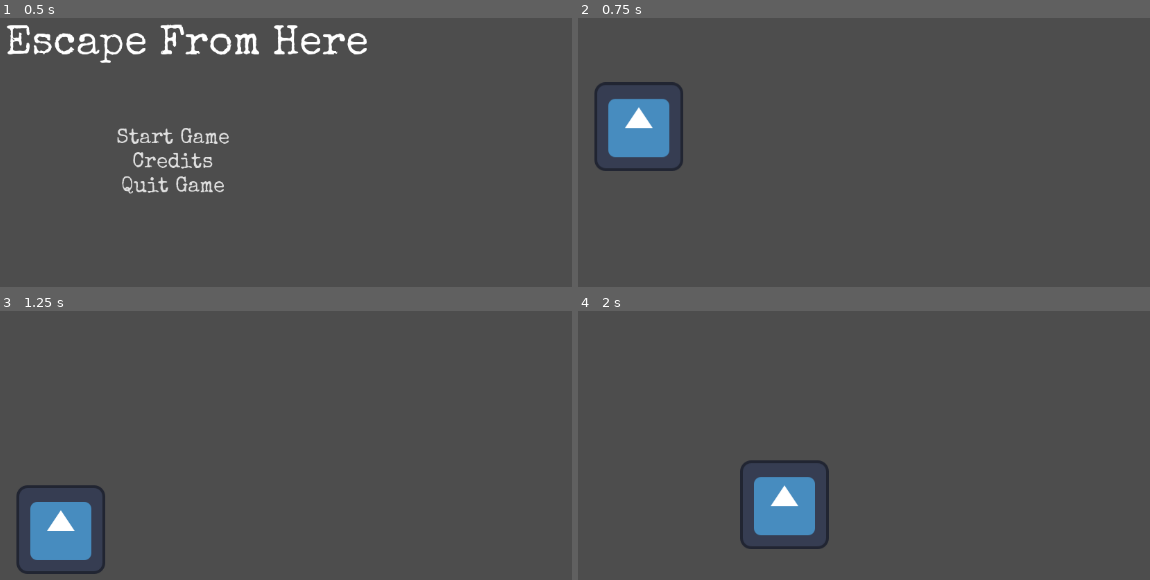
Above: before the commit, frames 1-4 (two rows, left to right).
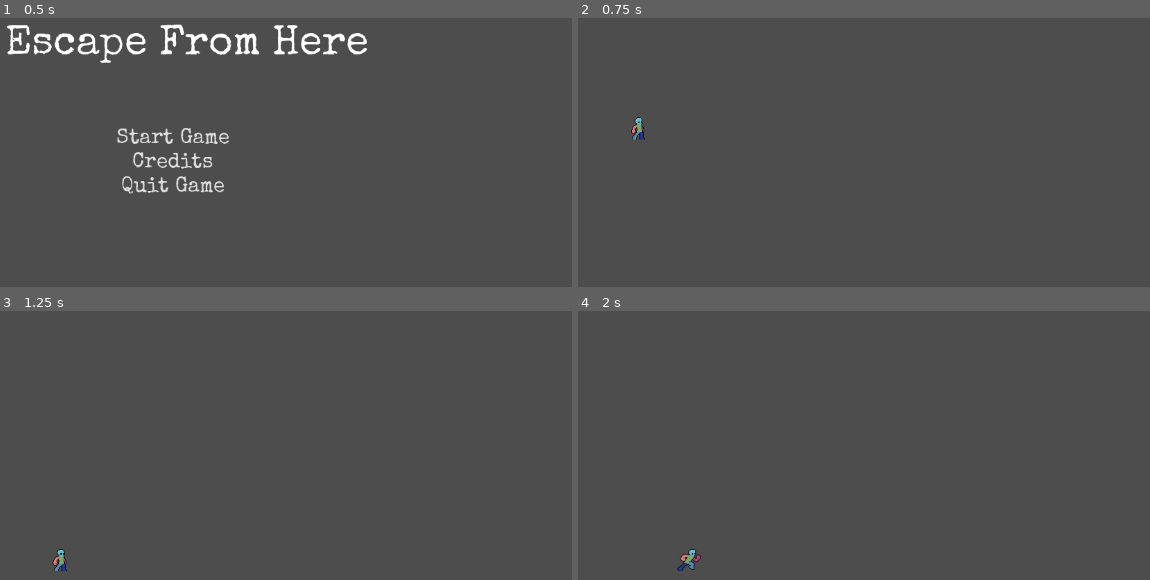
Above: after the commit, the same moments.

Repository: fernandoNic/entregas-ipv-Mu-ozFernando
Game: Godot game, scene res://scenes/title_screen.tscn
The game is run twice, just before and just after one commit, with the same random seed, the same clock (stepped at 60 frames per second) and the same inputs. The engine's default icon, where the game draws it, is replaced by a stand-in: a white triangle on a blue panel in a dark square.
Inputs (mouse positions are in pixels of both pictures, inside the frame that each line leads up to):
- Up to frame 1 (0.5 s): no input
- Up to frame 2 (0.75 s): click "Start Game" at 0.5 s
- Up to frame 3 (1.25 s): no input
- Up to frame 4 (2 s): tap Enter (ui_accept) at 1.25, 1.35, 1.52, 1.82 s; move the mouse to (926, 432) at 1.27 s; hold Right (ui_right) from 1.28 s (still down)

Frame 1 is identical in both runs. In frame 2, 3.0% of the frame differs, in the area x 2-19%, y 23-57%; in frame 3, 3.1%; in frame 4, 3.2%, in the area x 17-44%, y 55-97%.

Commit message:
se agrega una implementacion de FSM y un template para el personaje

Diff:
--- a/final_boos/scape-from-here/scenes/entities/player.tscn
+++ b/final_boos/scape-from-here/scenes/entities/player.tscn
@@ -1,19 +1,222 @@
 [gd_scene format=3 uid="uid://xlruqv6hyw4a"]
 
 [ext_resource type="Script" uid="uid://djsngw8lhia01" path="res://scripts/character_body_2d.gd" id="1_08t41"]
-[ext_resource type="Texture2D" uid="uid://cuo1pcen7md7u" path="res://icon.svg" id="1_ucweq"]
+[ext_resource type="Texture2D" uid="uid://dbmiqv034oi5k" path="res://assets/player/idle.png" id="2_08t41"]
+[ext_resource type="Texture2D" uid="uid://cho2j24qb2qyx" path="res://assets/player/run.png" id="3_1ie0h"]
+[ext_resource type="Texture2D" uid="uid://5mruvk3hu6p2" path="res://assets/player/jump.png" id="3_42nxq"]
+
+[sub_resource type="AtlasTexture" id="AtlasTexture_1ie0h"]
+atlas = ExtResource("2_08t41")
+region = Rect2(0, 0, 128, 128)
+
+[sub_resource type="AtlasTexture" id="AtlasTexture_42nxq"]
+atlas = ExtResource("2_08t41")
+region = Rect2(128, 0, 128, 128)
+
+[sub_resource type="AtlasTexture" id="AtlasTexture_5u6hq"]
+atlas = ExtResource("2_08t41")
+region = Rect2(256, 0, 128, 128)
+
+[sub_resource type="AtlasTexture" id="AtlasTexture_d4qa6"]
+atlas = ExtResource("2_08t41")
+region = Rect2(384, 0, 128, 128)
+
+[sub_resource type="AtlasTexture" id="AtlasTexture_ss7kx"]
+atlas = ExtResource("2_08t41")
+region = Rect2(512, 0, 128, 128)
+
+[sub_resource type="AtlasTexture" id="AtlasTexture_dnykm"]
+atlas = ExtResource("2_08t41")
+region = Rect2(640, 0, 128, 128)
+
+[sub_resource type="AtlasTexture" id="AtlasTexture_c5rqy"]
+atlas = ExtResource("2_08t41")
+region = Rect2(768, 0, 128, 128)
+
+[sub_resource type="AtlasTexture" id="AtlasTexture_b6tgf"]
+atlas = ExtResource("2_08t41")
+region = Rect2(896, 0, 128, 128)
+
+[sub_resource type="AtlasTexture" id="AtlasTexture_73kkf"]
+atlas = ExtResource("2_08t41")
+region = Rect2(1024, 0, 128, 128)
+
+[sub_resource type="AtlasTexture" id="AtlasTexture_n5sgd"]
+atlas = ExtResource("2_08t41")
+region = Rect2(1152, 0, 128, 128)
+
+[sub_resource type="AtlasTexture" id="AtlasTexture_d745t"]
+atlas = ExtResource("3_42nxq")
+region = Rect2(0, 0, 128, 128)
+
+[sub_resource type="AtlasTexture" id="AtlasTexture_qc1tv"]
+atlas = ExtResource("3_42nxq")
+region = Rect2(128, 0, 128, 128)
+
+[sub_resource type="AtlasTexture" id="AtlasTexture_xe83n"]
+atlas = ExtResource("3_42nxq")
+region = Rect2(256, 0, 128, 128)
+
+[sub_resource type="AtlasTexture" id="AtlasTexture_cwche"]
+atlas = ExtResource("3_42nxq")
+region = Rect2(384, 0, 128, 128)
+
+[sub_resource type="AtlasTexture" id="AtlasTexture_yv3je"]
+atlas = ExtResource("3_42nxq")
+region = Rect2(512, 0, 128, 128)
+
+[sub_resource type="AtlasTexture" id="AtlasTexture_3hm5d"]
+atlas = ExtResource("3_42nxq")
+region = Rect2(640, 0, 128, 128)
+
+[sub_resource type="AtlasTexture" id="AtlasTexture_5ki56"]
+atlas = ExtResource("3_1ie0h")
+region = Rect2(0, 0, 128, 128)
+
+[sub_resource type="AtlasTexture" id="AtlasTexture_saib0"]
+atlas = ExtResource("3_1ie0h")
+region = Rect2(128, 0, 128, 128)
+
+[sub_resource type="AtlasTexture" id="AtlasTexture_ogpgs"]
+atlas = ExtResource("3_1ie0h")
+region = Rect2(256, 0, 128, 128)
+
+[sub_resource type="AtlasTexture" id="AtlasTexture_spk56"]
+atlas = ExtResource("3_1ie0h")
+region = Rect2(384, 0, 128, 128)
+
+[sub_resource type="AtlasTexture" id="AtlasTexture_1yk18"]
+atlas = ExtResource("3_1ie0h")
+region = Rect2(512, 0, 128, 128)
+
+[sub_resource type="AtlasTexture" id="AtlasTexture_b4o2o"]
+atlas = ExtResource("3_1ie0h")
+region = Rect2(640, 0, 128, 128)
+
+[sub_resource type="AtlasTexture" id="AtlasTexture_yr3on"]
+atlas = ExtResource("3_1ie0h")
+region = Rect2(768, 0, 128, 128)
+
+[sub_resource type="AtlasTexture" id="AtlasTexture_2ngu4"]
+atlas = ExtResource("3_1ie0h")
+region = Rect2(896, 0, 128, 128)
+
+[sub_resource type="AtlasTexture" id="AtlasTexture_jv5ih"]
+atlas = ExtResource("3_1ie0h")
+region = Rect2(1024, 0, 128, 128)
+
+[sub_resource type="AtlasTexture" id="AtlasTexture_n36er"]
+atlas = ExtResource("3_1ie0h")
+region = Rect2(1152, 0, 128, 128)
+
+[sub_resource type="SpriteFrames" id="SpriteFrames_5ki56"]
+animations = [{
+"frames": [{
+"duration": 1.0,
+"texture": SubResource("AtlasTexture_1ie0h")
+}, {
+"duration": 1.0,
+"texture": SubResource("AtlasTexture_42nxq")
+}, {
+"duration": 1.0,
+"texture": SubResource("AtlasTexture_5u6hq")
+}, {
+"duration": 1.0,
+"texture": SubResource("AtlasTexture_d4qa6")
+}, {
+"duration": 1.0,
+"texture": SubResource("AtlasTexture_ss7kx")
+}, {
+"duration": 1.0,
+"texture": SubResource("AtlasTexture_dnykm")
+}, {
+"duration": 1.0,
+"texture": SubResource("AtlasTexture_c5rqy")
+}, {
+"duration": 1.0,
+"texture": SubResource("AtlasTexture_b6tgf")
+}, {
+"duration": 1.0,
+"texture": SubResource("AtlasTexture_73kkf")
+}, {
+"duration": 1.0,
+"texture": SubResource("AtlasTexture_n5sgd")
+}],
+"loop": true,
+"name": &"idle",
+"speed": 20.0
+}, {
+"frames": [{
+"duration": 1.0,
+"texture": SubResource("AtlasTexture_d745t")
+}, {
+"duration": 1.0,
+"texture": SubResource("AtlasTexture_qc1tv")
+}, {
+"duration": 1.0,
+"texture": SubResource("AtlasTexture_xe83n")
+}, {
+"duration": 1.0,
+"texture": SubResource("AtlasTexture_cwche")
+}, {
+"duration": 1.0,
+"texture": SubResource("AtlasTexture_yv3je")
+}, {
+"duration": 1.0,
+"texture": SubResource("AtlasTexture_3hm5d")
+}],
+"loop": true,
+"name": &"jump",
+"speed": 10.0
+}, {
+"frames": [{
+"duration": 1.0,
+"texture": SubResource("AtlasTexture_5ki56")
+}, {
+"duration": 1.0,
+"texture": SubResource("AtlasTexture_saib0")
+}, {
+"duration": 1.0,
+"texture": SubResource("AtlasTexture_ogpgs")
+}, {
+"duration": 1.0,
+"texture": SubResource("AtlasTexture_spk56")
+}, {
+"duration": 1.0,
+"texture": SubResource("AtlasTexture_1yk18")
+}, {
+"duration": 1.0,
+"texture": SubResource("AtlasTexture_b4o2o")
+}, {
+"duration": 1.0,
+"texture": SubResource("AtlasTexture_yr3on")
+}, {
+"duration": 1.0,
+"texture": SubResource("AtlasTexture_2ngu4")
+}, {
+"duration": 1.0,
+"texture": SubResource("AtlasTexture_jv5ih")
+}, {
+"duration": 1.0,
+"texture": SubResource("AtlasTexture_n36er")
+}],
+"loop": true,
+"name": &"run",
+"speed": 20.0
+}]
 
 [sub_resource type="RectangleShape2D" id="RectangleShape2D_08t41"]
-size = Vector2(126, 122)
+size = Vector2(15, 33)
 
 [node name="Player" type="Node2D" unique_id=417206827]
 
 [node name="CharacterBody2D" type="CharacterBody2D" parent="." unique_id=643298198]
 script = ExtResource("1_08t41")
 
-[node name="Sprite2D" type="Sprite2D" parent="CharacterBody2D" unique_id=1447174093]
-texture = ExtResource("1_ucweq")
+[node name="AnimatedSprite2D" type="AnimatedSprite2D" parent="CharacterBody2D" unique_id=614268679]
+sprite_frames = SubResource("SpriteFrames_5ki56")
+animation = &"idle"
 
 [node name="CollisionShape2D" type="CollisionShape2D" parent="CharacterBody2D" unique_id=1094740487]
-position = Vector2(1, 1)
+position = Vector2(-0.5, 1.5)
 shape = SubResource("RectangleShape2D_08t41")
--- a/final_boos/scape-from-here/scripts/character_body_2d.gd
+++ b/final_boos/scape-from-here/scripts/character_body_2d.gd
@@ -1,25 +1,109 @@
 extends CharacterBody2D
 
+const SPEED = 100.0
+const JUMP_VELOCITY = -300.0
+const GRAVITY = 1200.0
 
-const SPEED = 300.0
-const JUMP_VELOCITY = -400.0
+enum STATE {IDLE, RUN, JUMP, FALL}
+var current_state : STATE
 
+@onready var animated_sprite_2d : AnimatedSprite2D = $AnimatedSprite2D
+
+func _ready() -> void:
+	_set_state(STATE.IDLE)
 
 func _physics_process(delta: float) -> void:
-	# Add the gravity.
-	if not is_on_floor():
-		velocity += get_gravity() * delta
+	_update_state(delta)
 
-	# Handle jump.
-	if Input.is_action_just_pressed("ui_accept") and is_on_floor():
-		velocity.y = JUMP_VELOCITY
+func _set_state(new_state: STATE) -> void:
+	if current_state == new_state:
+		return
 
+	_exit_state()
+	current_state = new_state
+	_enter_state()
+
+func _enter_state() -> void:
+	match current_state:
+		STATE.IDLE: # Enter IDLE state logic
+			animated_sprite_2d.play("idle")
+
+		STATE.RUN: # Enter RUN state logic
+			animated_sprite_2d.play("run")
+
+		STATE.JUMP: # Enter JUMP state logic
+			velocity.y = JUMP_VELOCITY
+			animated_sprite_2d.play("jump")
+
+		#STATE.FALL: # Enter FALL state logic
+			#animated_sprite_2d.play("fall")
+
+func _update_state(delta: float) -> void:
 	# Get the input direction and handle the movement/deceleration.
-	# As good practice, you should replace UI actions with custom gameplay actions.
-	var direction := Input.get_axis("ui_left", "ui_right")
-	if direction:
-		velocity.x = direction * SPEED
-	else:
-		velocity.x = move_toward(velocity.x, 0, SPEED)
+	var direction = Input.get_axis("ui_left", "ui_right")
+	match current_state:
+		STATE.IDLE: # Update IDLE state logic
+			if direction: # If left or right is pressed, start RUNing
+				_set_state(STATE.RUN)
+			elif !is_on_floor(): # if not on floor, fall down
+				_set_state(STATE.FALL)
+			elif Input.is_action_just_pressed("ui_accept"):
+				_set_state(STATE.JUMP) # if the jump button is pressed, then jump
 
-	move_and_slide()
+		STATE.RUN: # Update RUN state logic
+			velocity.x = direction * SPEED # Set the move direction
+			if velocity.x > 0: # Set Sprite direction
+				animated_sprite_2d.flip_h = false
+			elif velocity.x < 0:
+				animated_sprite_2d.flip_h = true
+
+			if !is_on_floor(): # if not on floor, fall down
+				_set_state(STATE.FALL)
+			elif Input.is_action_just_pressed("ui_accept"):
+				_set_state(STATE.JUMP) # if jump is pressed, jump
+			elif velocity.x == 0: # if standing still, then set idle
+				_set_state(STATE.IDLE)
+
+			move_and_slide()
+
+		STATE.JUMP: # Update JUMP state logic
+			velocity.x = direction * SPEED # Set the move direction
+			if velocity.x > 0: # Set Sprite direction
+				animated_sprite_2d.flip_h = false
+			elif velocity.x < 0:
+				animated_sprite_2d.flip_h = true
+
+			if !is_on_floor(): # if in the air, apply gravity
+				velocity.y += GRAVITY * delta
+				if velocity.y > 0: # after max height, change from JUMP to FALL
+					_set_state(STATE.FALL)
+
+			move_and_slide()
+
+		STATE.FALL: # Update FALL state logic
+			velocity.x = direction * SPEED # Set the move direction
+			if velocity.x > 0: # Set Sprite direction
+				animated_sprite_2d.flip_h = false
+			elif velocity.x < 0:
+				animated_sprite_2d.flip_h = true
+
+			if is_on_floor(): # If the ground is reached, change back to idle
+				_set_state(STATE.IDLE)
+			else: # if still in the air, apply gravity
+				velocity.y += GRAVITY * delta
+
+			move_and_slide()
+
+func _exit_state() -> void:
+	match current_state:
+		STATE.IDLE: # Exit IDLE state logic
+			pass
+
+		STATE.RUN: # Exit RUN state logic
+			pass
+
+		STATE.JUMP: # Exit JUMP state logic
+			pass
+
+		STATE.FALL: # Exit FALL state logic
+			pass
Binary file added: final_boos/scape-from-here/assets/player/combo_1.png
Not shown, added: final_boos/scape-from-here/assets/player/combo_1.png.import
Binary file added: final_boos/scape-from-here/assets/player/combo_1_end.png
Not shown, added: final_boos/scape-from-here/assets/player/combo_1_end.png.import
Binary file added: final_boos/scape-from-here/assets/player/design.png
Not shown, added: final_boos/scape-from-here/assets/player/design.png.import
Binary file added: final_boos/scape-from-here/assets/player/fall.png
Not shown, added: final_boos/scape-from-here/assets/player/fall.png.import
Binary file added: final_boos/scape-from-here/assets/player/fall_loop.png
Not shown, added: final_boos/scape-from-here/assets/player/fall_loop.png.import
Binary file added: final_boos/scape-from-here/assets/player/idle.png
Not shown, added: final_boos/scape-from-here/assets/player/idle.png.import
(and 7 more such lines)
